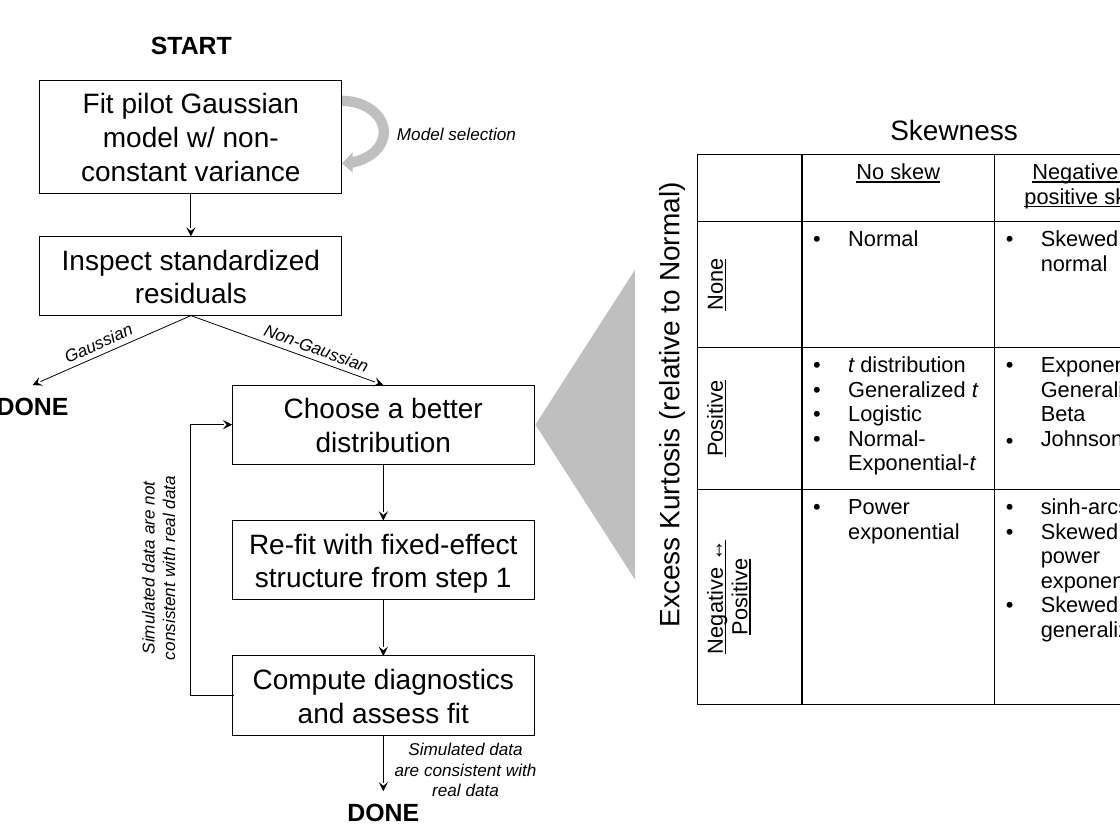
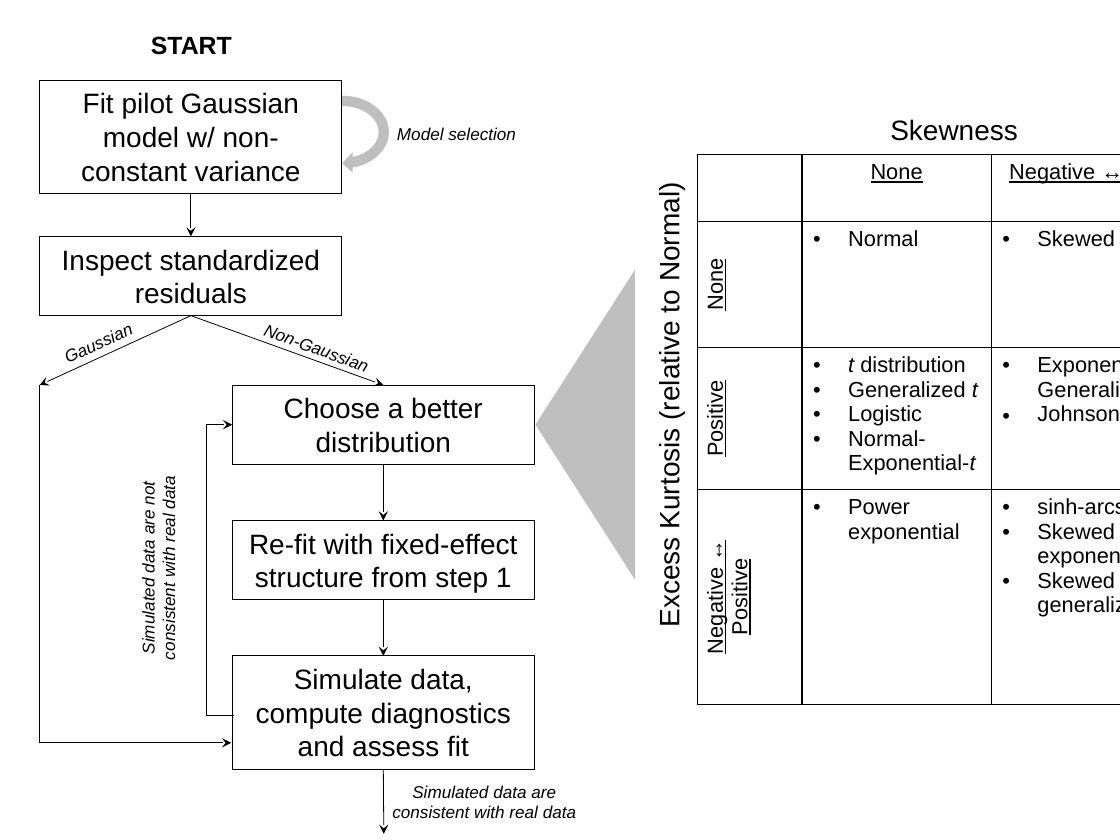
Before and after one commit to texmiller/IPM_size_transitions, a slide deck: slide 2 of manuscript/figures/workflow_figure.pptx. Drawn at 1120x840 pixels with LibreOffice and Linux fonts; fonts in the diff are those of the drawing. Boxes give left, top, right and bottom in pixels: in the first picture for what was removed or moved away, otherwise in the second. Text is boxed around its words. In the diff, an @@ line names an element or a change of style, - is before the commit and + after.

Commit message:
updated figure that that the gaussian path still have a 'simulate data' finish.

```diff
--- a/manuscript/figures/workflow_figure.pptx
+++ b/manuscript/figures/workflow_figure.pptx
@@ table at [698, 155, 1120, 704] @@
-row 1, column 2: No skew
+row 1, column 2: None
-row 1, column 3: Negative ↔ positive skew
+row 1, column 3: Negative ↔ positive
@@ arrow moved from (190, 316) - (32, 385) to (190, 316) - (39, 385) @@
@@ elbow arrow added from (39, 385) to (231, 743), #000000 0.5 pt @@
@@ text removed at [0, 397, 69, 416] @@
-DONE
@@ elbow arrow moved from (234, 696) - (232, 424) to (234, 716) - (232, 424) @@
@@ rectangle "Simulate data, compute diagnostics and ...": place and size @@
-rectangle "Simulate data, compute diagnostics and ..." at [232, 656, 534, 736]
+rectangle "Simulate data, compute diagnostics and ..." at [232, 656, 534, 769]
@@ text in rectangle at [256, 668, 511, 757]: text changed @@
-Compute diagnostics and assess fit
+Simulate data, compute diagnostics and assess fit
@@ text "Simulated data are consistent with ..." rewrapped from [395, 742, 536, 796] to [392, 785, 576, 818] @@
@@ arrow moved from (383, 735) - (383, 792) to (383, 769) - (384, 833) @@
@@ text "DONE" rewrapped from [347, 803, 419, 822] to [310, 833, 457, 840] @@
```
Also in this commit, not shown: 1 other file.
